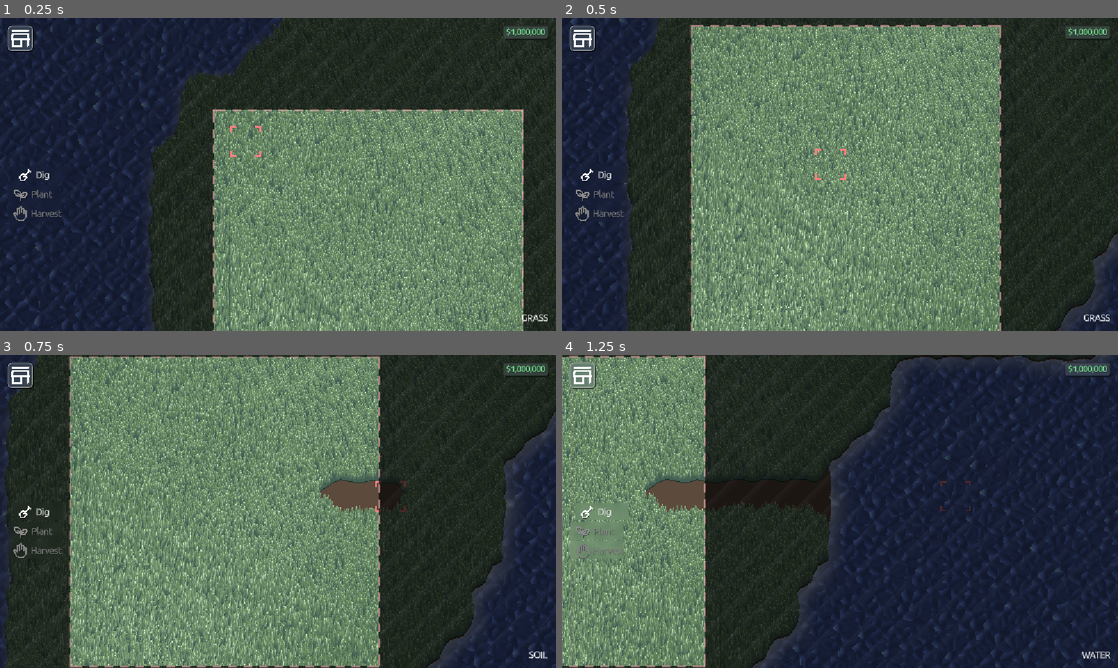
Above: before the commit, frames 1-4 (two rows, left to right).
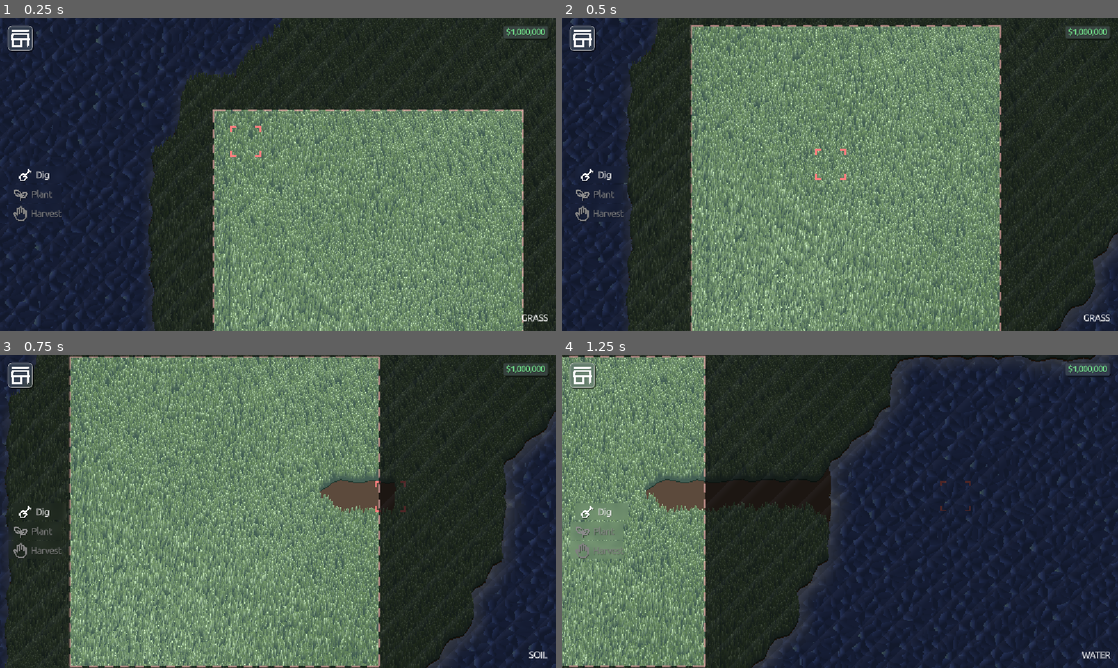
Above: after the commit, the same moments.

Repository: Glitch752/FarmAndFortune
Game: Godot game, scene res://scenes/Level.tscn
Same seed, same stepped clock (60 frames per second), same inputs: the game is played once before the commit and once after it.
Inputs (mouse positions are in pixels of both pictures, inside the frame that each line leads up to):
- Up to frame 1 (0.25 s): no input
- Up to frame 2 (0.5 s): no input
- Up to frame 3 (0.75 s): tap Enter at 0.5 s; move the mouse to (400, 495) at 0.52 s; press the mouse at (400, 495) at 0.53 s; hold D (move_right) from 0.53 s (still down)
- Up to frame 4 (1.25 s): keep holding D (move_right)

Frames 1-2 are identical in both runs. In frame 3, 0.1% of the frame differs, in the area x 71-92%, y 38-98%; in frame 4, nothing differs.

Commit message:
Try (fail) to get multithreaded grass generation working

Diff:
--- a/scripts/map_chunk.gd
+++ b/scripts/map_chunk.gd
@@ -6,9 +6,13 @@
 var terrain_types: PackedByteArray
 
 var _cell_geometry_cache: Dictionary[Vector2i, Array] = {}
+# Thread safety: We only sequentially access this after generating it in a thread.
 var grass_transforms: Array[Transform2D] = []
+var transforms_mutex: Mutex = Mutex.new()
 
 signal regenerate_terrain()
+signal terrain_regenerated()
+
 signal regenerate_grass()
 
 # Called when the half-tile offset chunk around this one is changed
@@ -16,8 +20,9 @@
 # Used to regenerate chunks
 func half_tile_changed():
     regenerate_terrain.emit()
+    await terrain_regenerated
 
-    generate_grass_transforms()
+    await ThreadPool.get_instance().submit(self.generate_grass_transforms)
 
     regenerate_grass.emit()
 
@@ -45,10 +50,13 @@
     if grass_position_candidates.size() == 0:
         generate_grass_position_candidates()
 
-    grass_transforms = []
-
     var start_time = Time.get_ticks_msec()
 
+    transforms_mutex.lock()
+
+    grass_transforms.clear()
+    grass_transforms.resize(scatter_count)
+    var idx = 0
     for i in scatter_count:
         var x = grass_position_candidates[i]
         var y = float(i) / scatter_count * scatter_extent * 2
@@ -60,7 +68,11 @@
             .scaled(Vector2.ONE * grass_scale_cache[i])\
             .translated(Vector2(x, y))
 
-        grass_transforms.append(instance_transform)
+        grass_transforms[idx] = instance_transform
+        idx += 1
+    grass_transforms.resize(idx)
+
+    transforms_mutex.unlock()
 
     print_rich("[color=green]Generated grass positions for chunk %s in %d ms, %d instances[/color]" %
         [chunk_position, Time.get_ticks_msec() - start_time, grass_transforms.size()])
--- a/scripts/thread_pool.gd
+++ b/scripts/thread_pool.gd
@@ -5,6 +5,8 @@
 # Singleton
 static var _instance: ThreadPool = ThreadPool.new()
 static func get_instance() -> ThreadPool:
+    if not _instance.is_running():
+        _instance.start()
     return _instance
 
 class ThreadPoolJob:
@@ -17,10 +19,14 @@
         callable = _callable
         args = _args
 
+class JobResult:
+    signal completed(result: Variant)
+
 var _threads: Array = []
 var _semaphore: Semaphore = Semaphore.new()
 var _mutex: Mutex = Mutex.new()
 var _job_queue: Array[ThreadPoolJob] = []
+var _job_results: Dictionary[int, JobResult] = {}
 var _quit: bool = false
 var _next_job_id: int = 1
 
@@ -38,20 +44,28 @@
 
 # Submit a job: a Callable and optional Array of args.
 # Returns an integer job id.
-func submit(callable: Callable, args: Array = []) -> int:
+func submit(callable: Callable, args: Array = []) -> Variant:
     if not callable:
         push_error("ThreadPool.submit: callable is null")
         return -1
     _mutex.lock()
+
     var job_id = _next_job_id
     _next_job_id += 1
     _job_queue.append(ThreadPoolJob.new(job_id, callable, args))
+    _job_results[job_id] = JobResult.new()
+
     _mutex.unlock()
 
     # wake one worker
     _semaphore.post()
 
-    return job_id
+    return await _job_results[job_id].completed
+
+func return_result(id: int, result: Variant) -> void:
+    if _job_results.has(id):
+        var res: JobResult = _job_results[id]
+        res.completed.emit(result)
 
 # worker entrypoint; runs in thread
 func _worker() -> void:
@@ -70,12 +84,10 @@
         _mutex.unlock()
 
         # execute the callable
-        var c: Callable = job.callable
-        var a: Array = job.get("args", [])
-        var result = c.callv(a)
+        var result: Variant = job.callable.callv(job.args)
 
-        # TODO: emit results (with a signal?)
-        print(result)
+        # Call on the main thread
+        return_result.call_deferred(job.id, result)
 
 # shut down the pool. if wait is true, joins threads before returning.
 func shutdown(wait: bool = true) -> void:
--- a/scripts/utils.gd
+++ b/scripts/utils.gd
@@ -13,3 +13,14 @@
         if current_time - last_call_time.time >= debounce_usec:
             last_call_time.time = current_time
             debouncee.callv(args)
+
+static func async_lock(mutex: Mutex, timeout_ms: int = 1000) -> bool:
+    while true:
+        var locked = mutex.try_lock()
+        if locked:
+            return true
+        await Engine.get_main_loop().create_timer(0.01).timeout
+        timeout_ms -= 10
+        if timeout_ms <= 0:
+            return false
+    return false
--- a/world/chunks/grass/grass.gd
+++ b/world/chunks/grass/grass.gd
@@ -1,20 +1,10 @@
 extends MultiMeshInstance2D
+
+const async_lock = preload("res://scripts/utils.gd").async_lock
 
 @onready var chunk: Node2D = $"../.."
 
 func _ready() -> void:
-    generate_mesh_positions()
-
-    material = material.duplicate()
-    (material as ShaderMaterial).set_shader_parameter("origin_pos",
-        Vector2(chunk.chunk_position) * MapSingleton.CHUNK_SIZE * MapSingleton.TILE_SIZE
-            + Vector2.ONE * MapSingleton.TILE_SIZE / 2.
-    )
-    (material as ShaderMaterial).set_shader_parameter("clip_x", MapSingleton.CHUNK_SIZE * MapSingleton.TILE_SIZE);
-
-    chunk.chunk_data.regenerate_grass.connect(generate_mesh_positions)
-
-func generate_mesh_positions():
     var mesh := ArrayMesh.new()
     var arrays = []
 
@@ -45,9 +35,28 @@
     var extent = MapSingleton.CHUNK_SIZE * MapSingleton.TILE_SIZE / float(2)
     multimesh.custom_aabb = AABB(Vector3(0, 0, 0), Vector3(extent * 2, extent * 2, 0))
 
+    generate_mesh_positions()
+
+    material = material.duplicate()
+    (material as ShaderMaterial).set_shader_parameter("origin_pos",
+        Vector2(chunk.chunk_position) * MapSingleton.CHUNK_SIZE * MapSingleton.TILE_SIZE
+            + Vector2.ONE * MapSingleton.TILE_SIZE / 2.
+    )
+    (material as ShaderMaterial).set_shader_parameter("clip_x", MapSingleton.CHUNK_SIZE * MapSingleton.TILE_SIZE);
+
+    chunk.chunk_data.regenerate_grass.connect(generate_mesh_positions)
+
+func generate_mesh_positions():
     var chunk_data = chunk.chunk_data
+
+    if not await async_lock.call(chunk_data.transforms_mutex):
+        print("could not lock transforms mutex for chunk %s when generating grass transforms. Avoided blocking." %
+            chunk.chunk_position)
+        return
+
     var grass_transforms: Array[Transform2D] = chunk_data.grass_transforms
-
     multimesh.instance_count = grass_transforms.size()
     for i in grass_transforms.size():
         multimesh.set_instance_transform_2d(i, grass_transforms[i])
+
+    chunk_data.transforms_mutex.unlock()
--- a/world/chunks/ground_mesh.gd
+++ b/world/chunks/ground_mesh.gd
@@ -1,4 +1,6 @@
 extends Node2D
+
+const async_lock = preload("res://scripts/utils.gd").async_lock
 
 const JAGGED_STRENGTH: float = 0.1 # how much the edges stick out
 const JAGGED_DETAIL: int = 3 # how many extra points per edge
@@ -44,11 +46,17 @@
     generate_ground_polygon()
 
 func _on_terrain_changed():
-    generate_ground_polygon()
+    await generate_ground_polygon()
+    chunk_data.terrain_regenerated.emit()
 
 ## uses marching squares to generate a ground polygon based on the terrain types of the map
 func generate_ground_polygon():
     if cache_geometry:
+        if not await async_lock.call(chunk_data.transforms_mutex):
+            print("could not lock transforms mutex for chunk %s when generating ground mesh. Avoided blocking." %
+                chunk_position)
+            return
+
         chunk_data._cell_geometry_cache.clear()
 
     var is_filled = func(pos: Vector2i):
@@ -107,6 +115,9 @@
 
             if cache_geometry:
                 chunk_data._cell_geometry_cache[grid_pos] = final_polys
+
+    if cache_geometry:
+        chunk_data.transforms_mutex.unlock()
 
     # 3. finalize
     st.index() # Optimize vertices (this is super inefficient anyway though oops)
